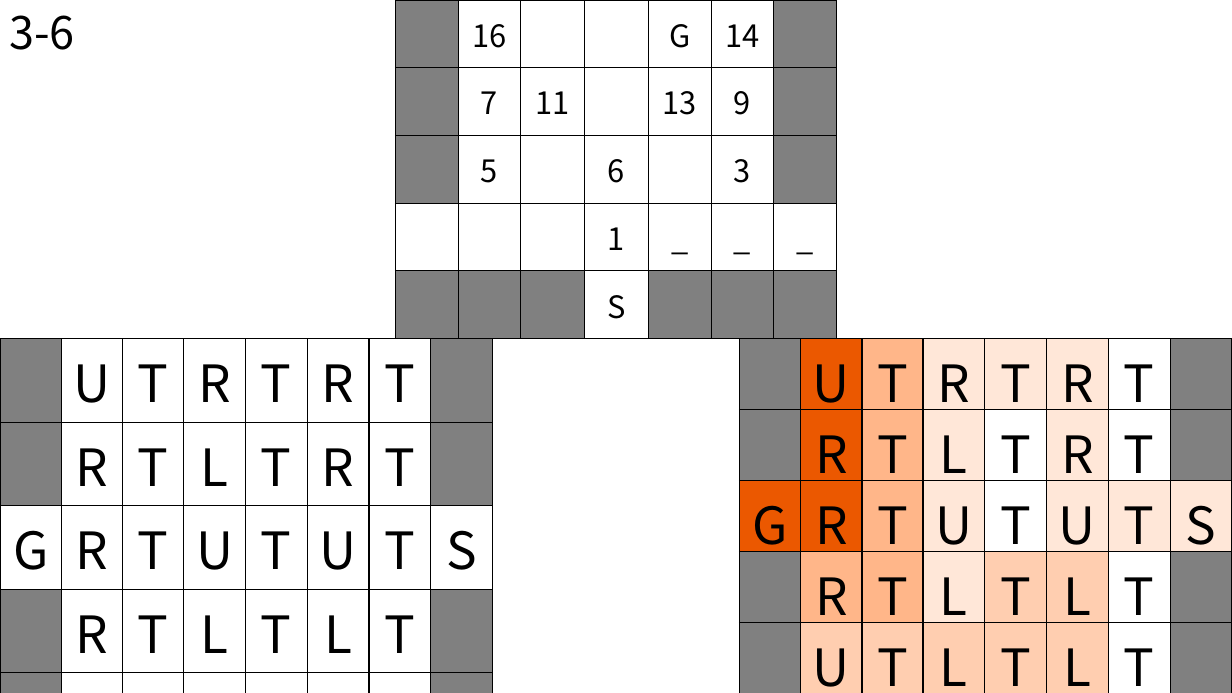
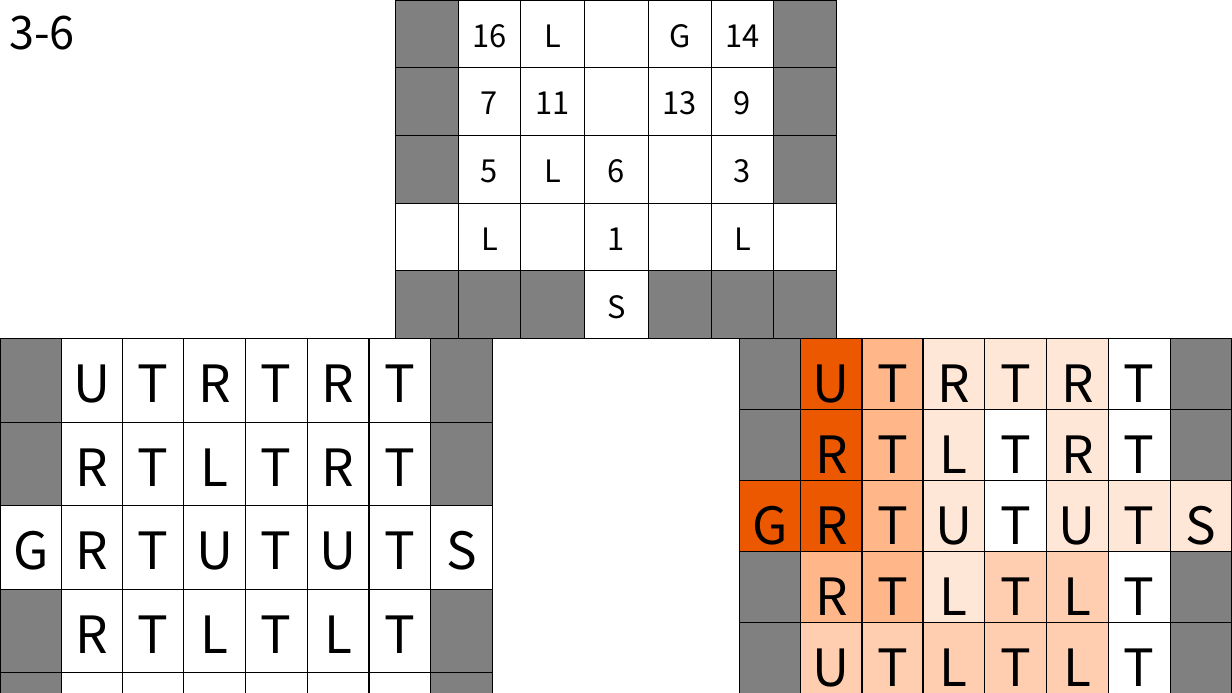
Before and after one commit to BSF0124/Brain-Control, a slide deck: slide 24 of etc/레벨디자인.pptx. Drawn at 1232x693 pixels with LibreOffice and Linux fonts; fonts in the diff are those of the drawing. Boxes give left, top, right and bottom in pixels: in the first picture for what was removed or moved away, otherwise in the second. Text is boxed around its words. In the diff, an @@ line names an element or a change of style, - is before the commit and + after.

```diff
--- a/etc/레벨디자인.pptx
+++ b/etc/레벨디자인.pptx
@@ table at (x1=396, y1=0, x2=837, y2=339) @@
-row 1, column 3: 
+row 1, column 3: L
-row 3, column 3: 
+row 3, column 3: L
-row 4:  |  |  | 1 | _ | _ | _
+row 4:  | L |  | 1 |  | L | 
```
Also in this commit, not shown: 3 other files.
